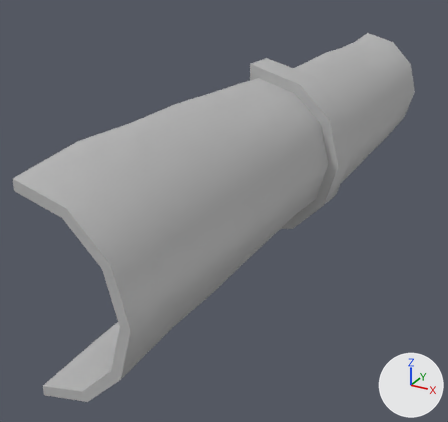
The FBX model Assets/03 Gameplay/Modelos/Cano_1A.fbx, before and after one commit.
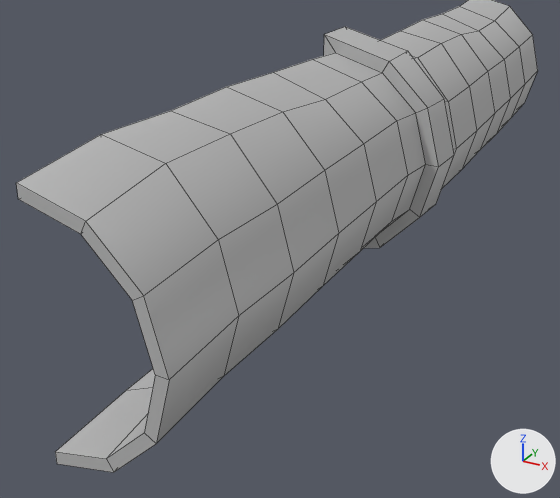
The first picture shows the older version from a 50 mm lens placed at (1.65, -3.75, 1.34), pointed at (-0.2, -0.38, -0.35). The close-ups show both versions on the part from 0% to 96% of the width and 9% to 100% of the height of that picture. Lighting does not change. The marker at lower right points along +X, +Y and +Z. The close-ups show mesh edges as thin lines. Where no turn or scale is listed for an object, it has been applied to the vertices.

Objects in the first close-up: 'Cano_1'.
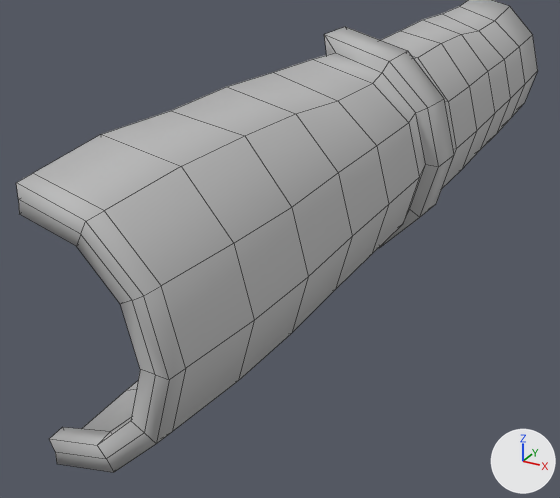
Changed parts and their boxes [x1, y1, x2, y2] in the close-ups (560 x 498 px):
part 1 of me_mesh, built on: [17, 35, 426, 459] in both

What changed in the scene script:
```text
Add mat_lambert5:
    mat_lambert5 = principled_material('lambert5')
    mat_lambert5.base_color = (0.5, 0.5, 0.5)  # grey #bcbcbc
    mat_lambert5.roughness = 0.693
Change me_mesh:
    used by ob_cano_1; location = (0.0, 0.0, 0.0)
    remove me_mesh.from_pydata(...)  # 256 vertices, 254 faces; spans x -0.15..0.48, y -2.23..2.23, z -0.59..0.6
    remove me_mesh.materials.append(mat_lambert1)  # grey #bcbcbc
    add me_mesh.from_pydata(...)  # 284 vertices, 282 faces; spans x -0.15..0.48, y -2.23..2.23, z -0.59..0.6
    me_mesh part 1
    16 faces are deleted
    18 vertices in x 0.16..0.42, y -1.85..-0.37, z -0.23..0.5 move by (0.06, 0.0, 0.0)
    7 vertices in x -0.15..0.3, y 0.12, z -0.41..0.41 move by (0.0, -0.05, 0.0)
    7 vertices in x -0.15..0.3, y -0.12, z -0.4..0.41 move by (0.0, 0.05, 0.0)
    2 vertices move from x 0.35..0.42, y -1.85, z 0.03..0.28 to x 0.36..0.43, y -2.16, z 0.01..0.27
    23 vertices are added at x -0.1..0.48, y -2.23..-1.85, z -0.49..0.46
    5 new vertices lie (0.0, 0.07, 0.0) away from vertices in x -0.1..0.31, y -2.23, z -0.39..0.52
    44 new faces join them
    add me_mesh.materials.append(mat_lambert5)  # grey #bcbcbc
```
